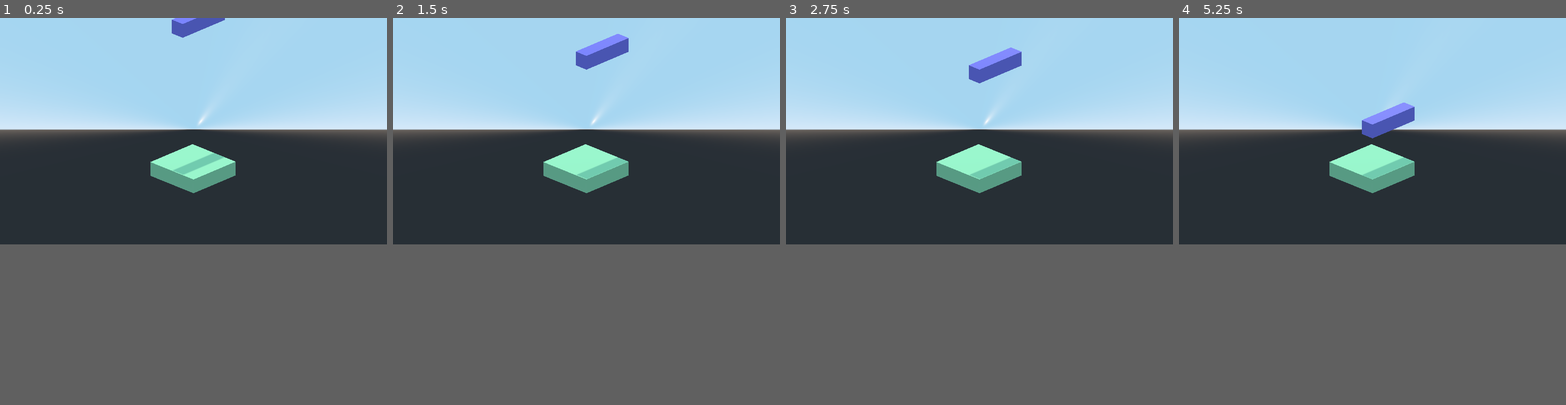
Above: before the commit, frames 1-4 (left to right).
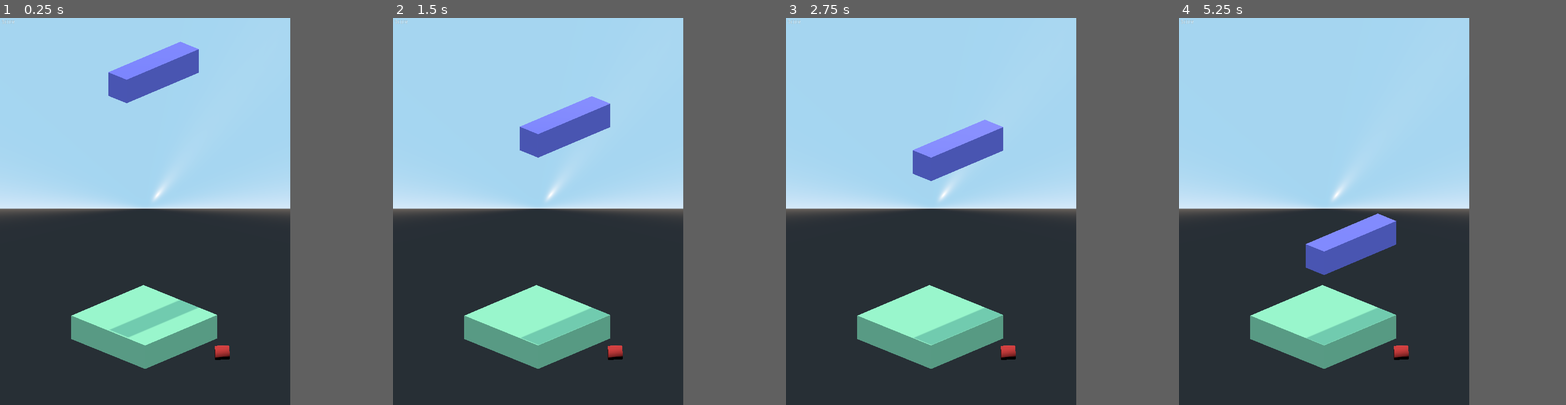
Above: after the commit, the same moments.

Repository: minifigmaster125/3DTetris
Game: Godot game, scene res://Main.tscn
The game is run twice, just before and just after one commit, with the same random seed, the same clock (stepped at 60 frames per second) and the same inputs.
Inputs (mouse positions are in pixels of both pictures, inside the frame that each line leads up to):
- Up to frame 1 (0.25 s): no input
- Up to frame 2 (1.5 s): tap Enter at 0.5 s; move the mouse to (671, 118) at 0.52 s; hold D (right) 0.53-1.28 s; tap Space at 1.25 s; move the mouse to (509, 141) at 1.27 s; hold S (down) from 1.28 s (still down)
- Up to frame 3 (2.75 s): tap Enter at 2 s; move the mouse to (1018, 79) at 2.02 s; release S (down) at 2.03 s; hold D (right) from 2.03 s (still down)
- Up to frame 4 (5.25 s): tap Space at 2.75, 4.25 s; move the mouse to (1353, 176) at 2.77 s; release D (right) at 2.78 s; hold W (up) 2.78-3.53 s; tap Enter at 3.5 s; move the mouse to (1488, 165) at 3.52 s; hold A (left) 3.53-5.03 s; move the mouse to (1256, 95) at 4.27 s; move the mouse to (1391, 130) at 5.02 s; hold S (down) from 5.03 s (still down)
In our replay, the window is 800x468 before the commit and 600x800 after it. These sizes can differ from the game's own. Grey fills any space a smaller window leaves; there, only what the larger window draws over its background counts as a difference.

The runs differ from the first frame. In frame 1, 33% of the frame differs, in the area x 0-100%, y 0-91%; in frame 2, 33%; in frame 3, 32%; in frame 4, 34%.

Commit message:
basic HUD render camera working

Diff:
--- /dev/null
+++ b/HeadingDisplay.tscn
@@ -0,0 +1,21 @@
+[gd_scene load_steps=2 format=2]
+
+[sub_resource type="SpatialMaterial" id=1]
+albedo_color = Color( 0.815686, 0.239216, 0.239216, 1 )
+
+[node name="HeadingDisplay" type="Spatial"]
+
+[node name="Camera" type="Camera" parent="."]
+transform = Transform( 1, 0, 0, 0, 0.845364, 0.53419, 0, -0.53419, 0.845364, 0, 3.52496, 3.96674 )
+projection = 1
+size = 5.64
+
+[node name="CSGCylinder" type="CSGCylinder" parent="."]
+transform = Transform( 0.0442123, 0.999022, 4.36686e-08, 0, -4.37114e-08, 1, 0.999022, -0.0442123, -1.93258e-09, 0, 0, 0 )
+cast_shadow = 0
+radius = 0.358379
+height = 0.710332
+material = SubResource( 1 )
+
+[node name="DirectionalLight" type="DirectionalLight" parent="."]
+transform = Transform( 1, 0, 0, 0, 0.153314, 0.988178, 0, -0.988178, 0.153314, 0, 1.92167, 0 )
--- a/Main.tscn
+++ b/Main.tscn
@@ -1,6 +1,7 @@
-[gd_scene load_steps=7 format=2]
+[gd_scene load_steps=9 format=2]
 
 [ext_resource path="res://DebugOverlay.tscn" type="PackedScene" id=1]
+[ext_resource path="res://HeadingDisplay.tscn" type="PackedScene" id=2]
 
 [sub_resource type="GDScript" id=1]
 script/source = "extends Spatial
@@ -217,6 +218,9 @@
 [sub_resource type="SpatialMaterial" id=5]
 albedo_color = Color( 1, 0.0470588, 0.0470588, 1 )
 
+[sub_resource type="ViewportTexture" id=6]
+viewport_path = NodePath("Node2D/Viewport")
+
 [node name="Main" type="Spatial"]
 script = SubResource( 1 )
 
@@ -321,11 +325,37 @@
 transform = Transform( 1, 0, 0, 0, 1, 0, 0, 0, 1, -4, 0, -4 )
 
 [node name="Camera" type="Camera" parent="Pivot"]
-transform = Transform( 0.714949, -0.289811, 0.636285, 0, 0.910048, 0.414503, -0.699177, -0.296348, 0.650638, 8.64481, 10.0639, 8.74959 )
+transform = Transform( 0.714949, -0.289811, 0.636285, 0, 0.910048, 0.414503, -0.699177, -0.296348, 0.650638, 7.49022, 13.6895, 7.56896 )
 projection = 1
+current = true
 size = 30.0
 near = 0.5
 
 [node name="Tween" type="Tween" parent="Pivot"]
 
+[node name="Node2D" type="Node2D" parent="."]
+
+[node name="Label" type="Label" parent="Node2D"]
+margin_left = 5.2038
+margin_top = 4.45728
+margin_right = 84.2038
+margin_bottom = 51.4573
+text = "Score"
+__meta__ = {
+"_edit_use_anchors_": false
+}
+
+[node name="Viewport" type="Viewport" parent="Node2D"]
+size = Vector2( 300, 300 )
+own_world = true
+transparent_bg = true
+render_target_v_flip = true
+
+[node name="HeadingDisplay" parent="Node2D/Viewport" instance=ExtResource( 2 )]
+transform = Transform( 0.707107, 0, 0.707107, 0, 1, 0, -0.707107, 0, 0.707107, 0, 0, 0 )
+
+[node name="headingSprite" type="Sprite" parent="Node2D"]
+position = Vector2( 587.737, 839.433 )
+texture = SubResource( 6 )
+
 [connection signal="timeout" from="Timer" to="." method="_on_Timer_timeout"]
--- a/project.godot
+++ b/project.godot
@@ -28,9 +28,16 @@
 
 DebugOverlay="*res://DebugOverlay.tscn"
 
+[display]
+
+window/size/width=768
+window/size/height=1024
+
 [global]
 
 shader=false
+grid=false
+ambien=false
 
 [input]
 
